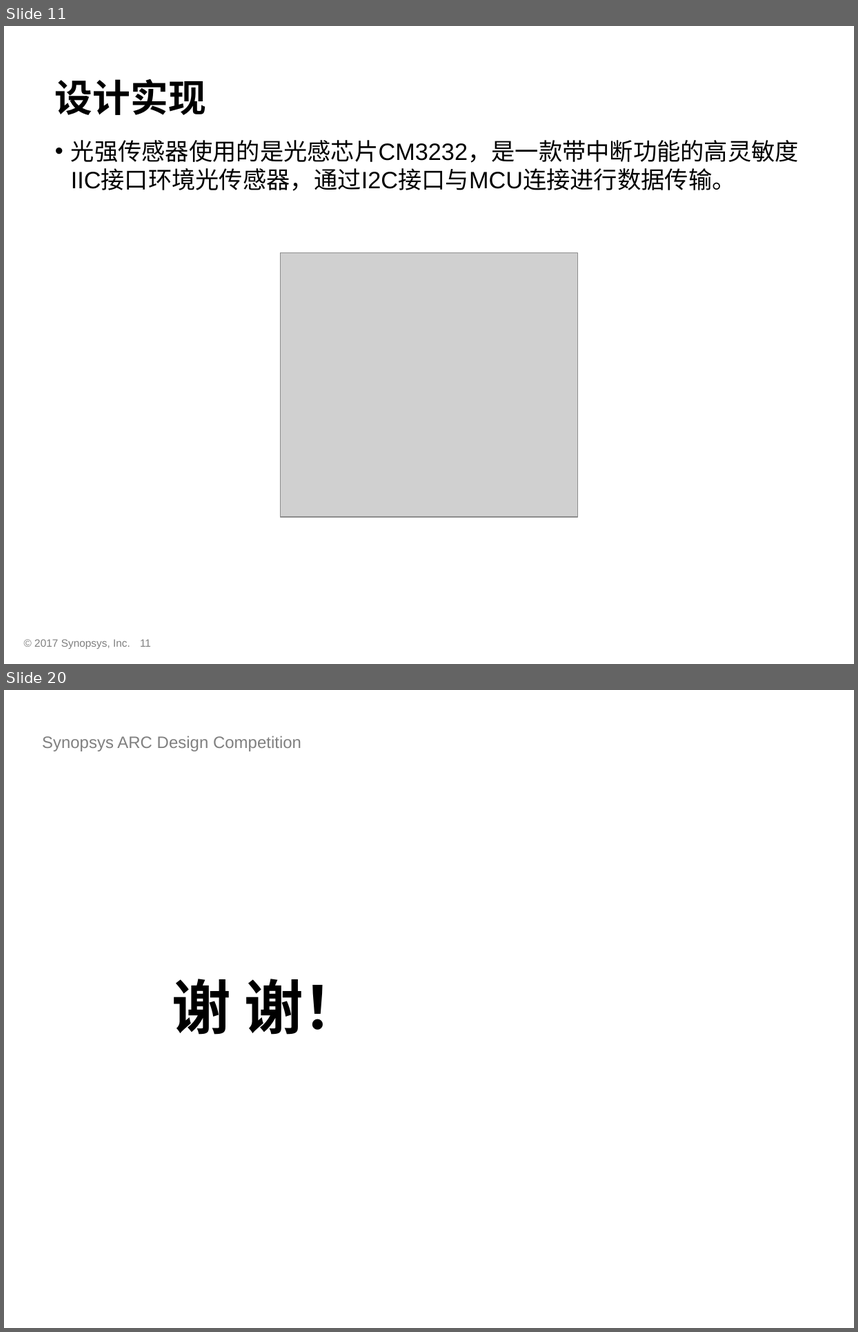
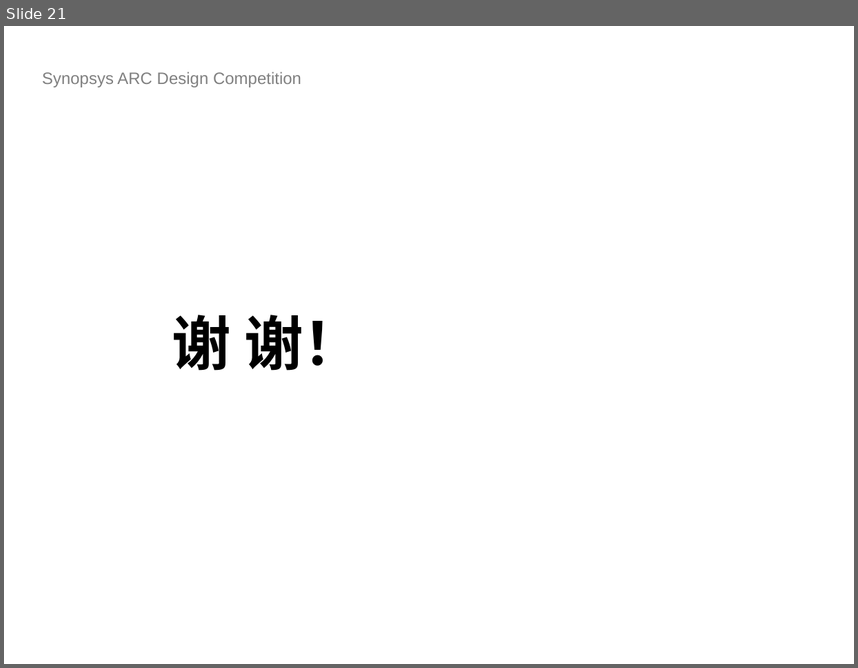
Before and after one commit to foss-for-synopsys-dwc-arc-processors/embarc_applications, a slide deck: arc_design_contest/2018/HUST_SmartLamp/doc/ICC312UP.pptx. Shown one above the other, each under a label of ours: slides 11 and 20 before the commit, slide 21 after it; the slides between them are not shown. The pictures are 858x1332 and 858x668 pixels, drawn with LibreOffice and Linux fonts; fonts in the diff are those of the drawing; grey boxes stand for pictures; background and template pictures are left out. Boxes give left, top, right and bottom in pixels: in the first picture for what was removed or moved away, otherwise in the second. Text is boxed around its words. In the diff, an @@ line names an element or a change of style, - is before the commit and + after.

```diff
--- a/arc_design_contest/2018/HUST_SmartLamp/doc/ICC312UP.pptx
+++ b/arc_design_contest/2018/HUST_SmartLamp/doc/ICC312UP.pptx
@@ slide 11 removed at [4,26,854,664], background #FFFFFF @@
@@ title removed at [55,79,206,115] @@
-设计实现
@@ text removed at [71,140,799,191] @@
-• 光强传感器使用的是光感芯片CM3232，是一款带中断功能的高灵敏度IIC接口环境光传感器，通过I2C接口与MCU连接进行数据传输。
@@ picture removed at [280,253,578,517] @@
@@ text removed at [34,639,130,648] @@
-© 2017 Synopsys, Inc.
@@ page number removed at [140,639,151,646] @@
-11
@@ what was slide 20 is now slide 21 @@
```
Also in this commit, not shown: 6 slides changed, 14 slides added, 12 other slides removed.
